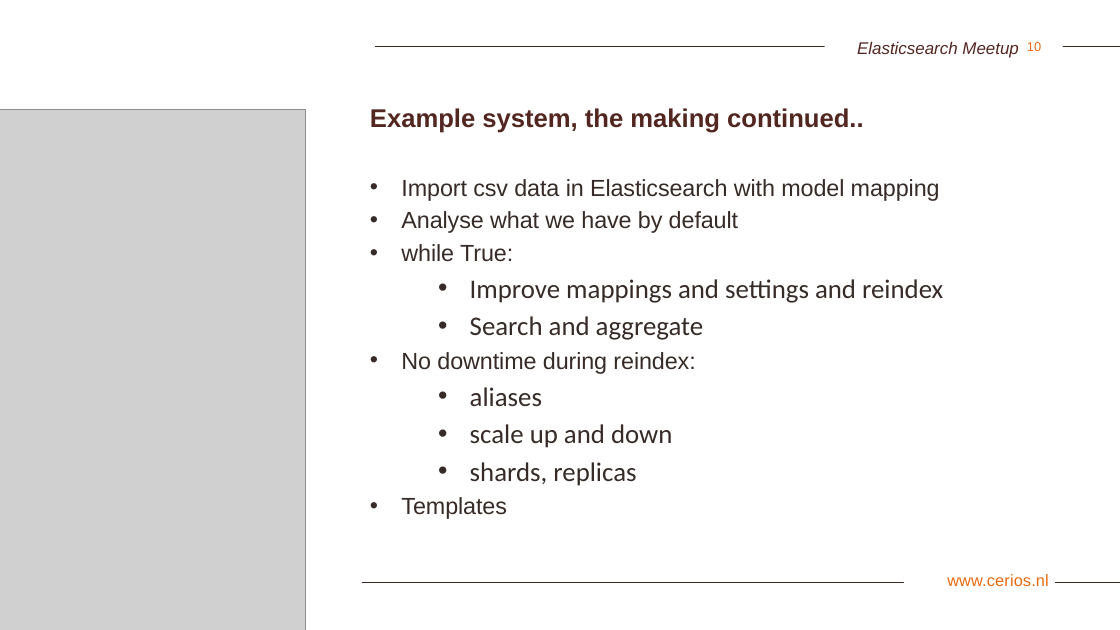
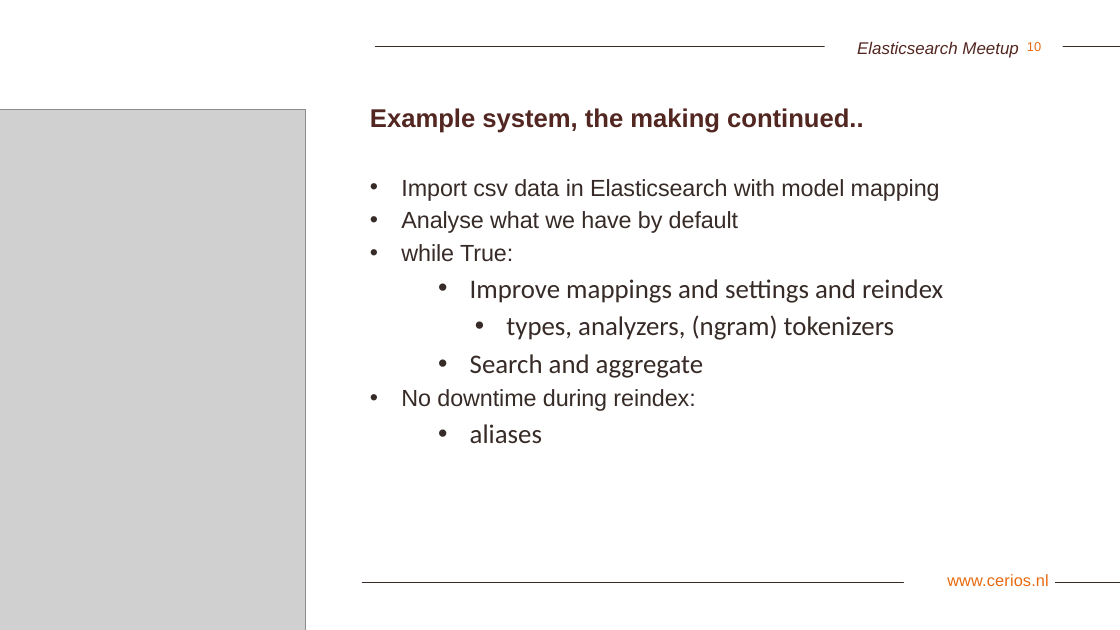
Before and after one commit to rpbouw/es-meetup, a slide deck: slide 10 of presentation/Elasticsearch-meetup-2019-03.pptx. Drawn at 1120x630 pixels with LibreOffice and Linux fonts; fonts in the diff are those of the drawing; grey boxes stand for pictures; background and template pictures are left out. Boxes give left, top, right and bottom in pixels: in the first picture for what was removed or moved away, otherwise in the second. Text is boxed around its words. In the diff, an @@ line names an element or a change of style, - is before the commit and + after.

```diff
--- a/presentation/Elasticsearch-meetup-2019-03.pptx
+++ b/presentation/Elasticsearch-meetup-2019-03.pptx
@@ text at [506, 315, 895, 340]: paragraph added @@
+    • types, analyzers, (ngram) tokenizers
@@ text at [401, 424, 672, 519]: paragraphs removed @@
-  • scale up and down
-  • shards, replicas
-• Templates
```
Also in this commit, not shown: 1 slide added, 5 other files.
